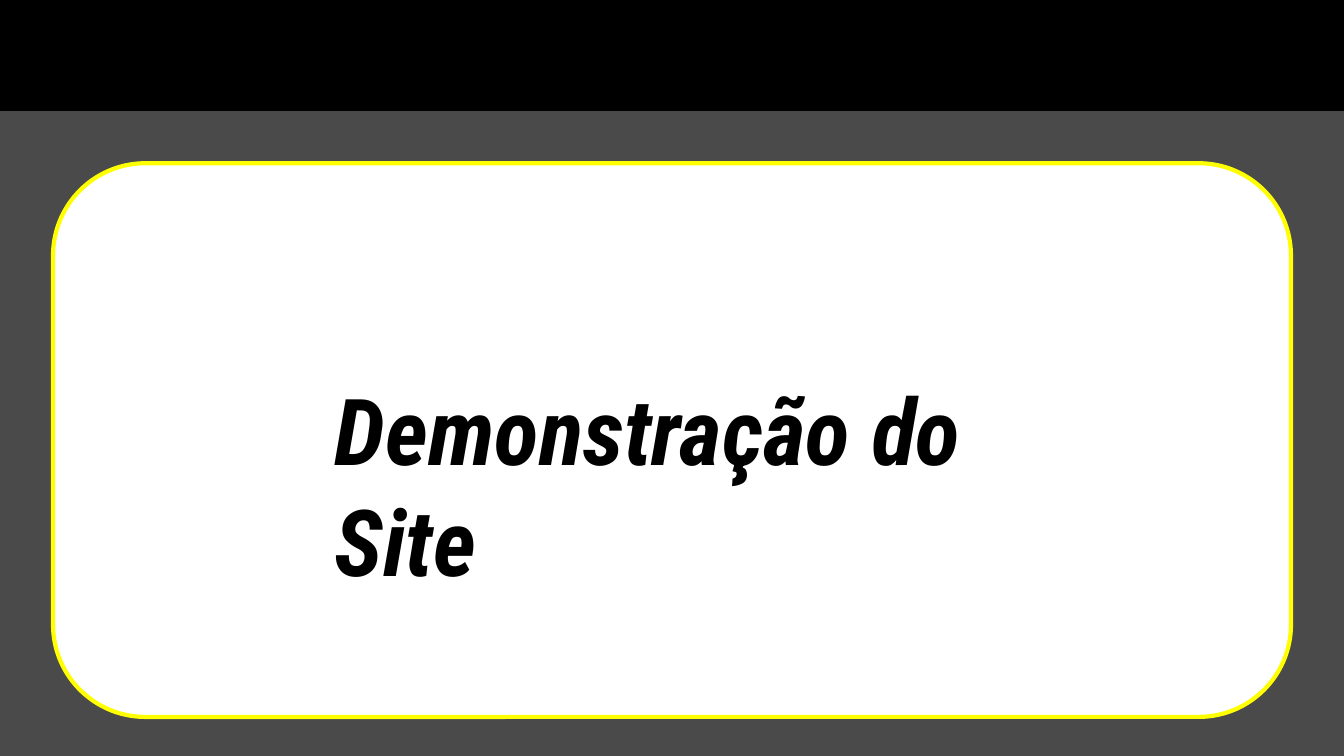
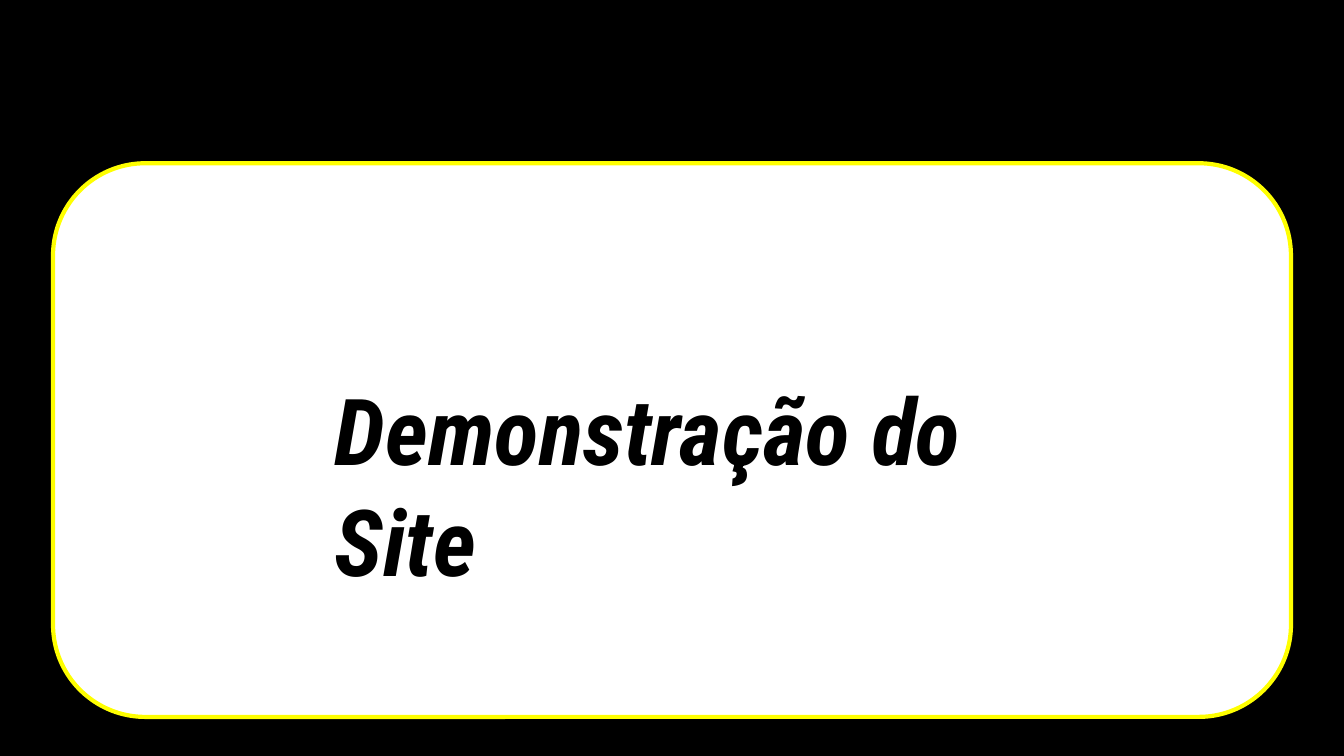
Before and after one commit to Coimbra1999/MOVEMENT, a slide deck: slide 5 of Apresentação1.pptx. Drawn at 1344x756 pixels with LibreOffice and Linux fonts; fonts in the diff are those of the drawing; background and template pictures are left out. Boxes give left, top, right and bottom in pixels: in the first picture for what was removed or moved away, otherwise in the second. Text is boxed around its words. In the diff, an @@ line names an element or a change of style, - is before the commit and + after.

```diff
--- a/Apresentação1.pptx
+++ b/Apresentação1.pptx
@@ background #000000 at 71% opacity to #000000 @@
```
Also in this commit, not shown: 4 other slides changed, 1 slide added, 1 slide removed, 1 other file.
